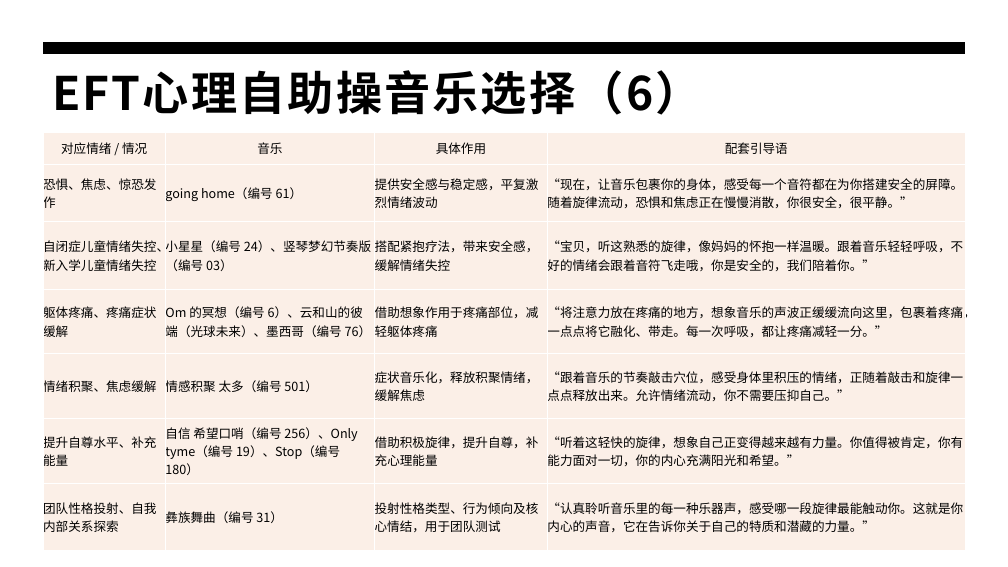
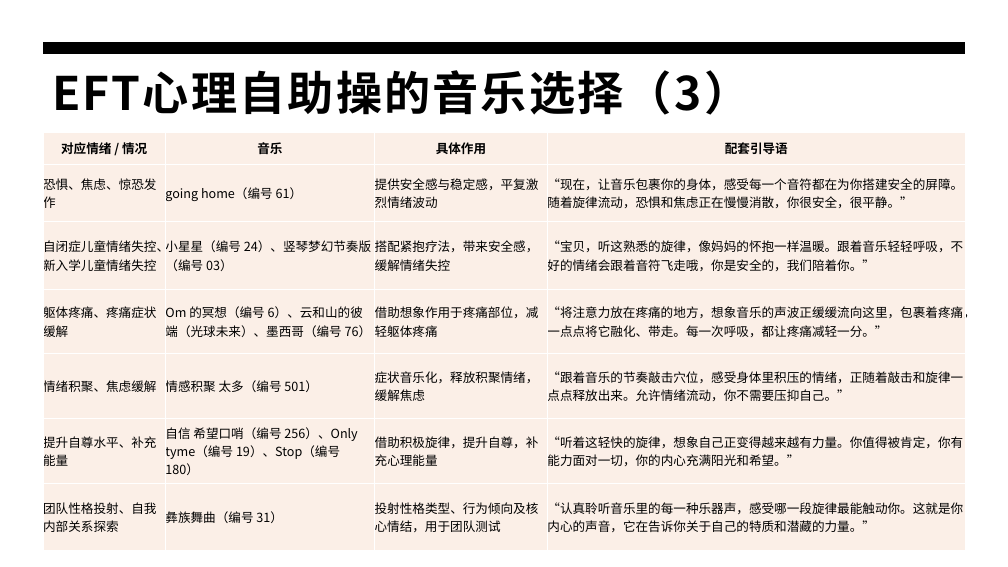
Before and after one commit to panxibei/writing, a slide deck: slide 31 of 44_心理学/28_浥尘伙伴社团原创：音乐治疗/PPT/浥尘伙伴社团原创：情绪释放疗法（EFT）心理训练.pptx (slide 30 before the commit). Drawn at 1008x567 pixels with LibreOffice and Linux fonts; fonts in the diff are those of the drawing. Boxes give left, top, right and bottom in pixels: in the first picture for what was removed or moved away, otherwise in the second. Text is boxed around its words. In the diff, an @@ line names an element or a change of style, - is before the commit and + after.

```diff
--- a/44_心理学/28_浥尘伙伴社团原创：音乐治疗/PPT/浥尘伙伴社团原创：情绪释放疗法（EFT）心理训练.pptx
+++ b/44_心理学/28_浥尘伙伴社团原创：音乐治疗/PPT/浥尘伙伴社团原创：情绪释放疗法（EFT）心理训练.pptx
@@ title at bbox=[52, 70, 750, 115]: text changed @@
-EFT心理自助操音乐选择（6）
+EFT心理自助操的音乐选择（3）
@@ table at bbox=[43, 132, 966, 551] @@
@@ bold on in "对应情绪 / 情况", "音乐", "具体作用", "配套引导语" @@
```
Also in this commit, not shown: 23 other slides changed, 2 slides added.
